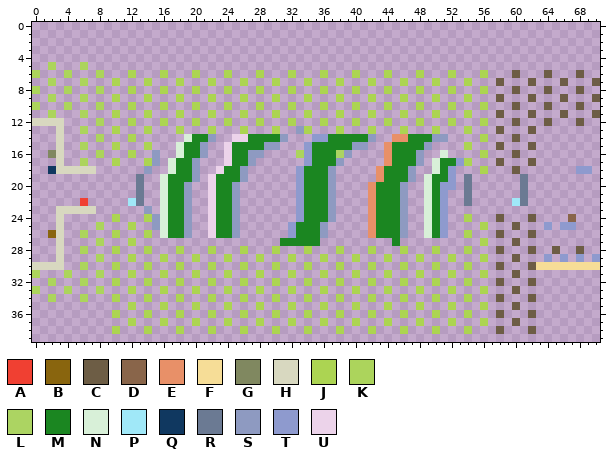
File history of a sprite sheet, rec/maps/RSA Town/Bloom_Filter_Meadow/Bloom_Filter_Meadow_fg.png. Above is the file before it was changed.
The file is 71x40 pixels. Colours within 5 levels of each other are drawn and written as one.
Palette (. is transparent): A #f04032  B #89650e  C #6d5d45  D #89654a  E #e89068  F #f6dd97  G #808860  H #d8d8c0  J #acd452  K #acd45c  L #acd462  M #1b8621  N #d8f0d8  P #a0e8f8  Q #103860  R #6b7a93  S #8e9ac1  T #8e9ace  U #ecd3ea
Pixels before (only the part around the change), first column x 4:
10 K...K...J...J...J...J...J...J...J...J...J...J...J...J...
11 ..K...J...J...J...J...J...J...J...J...J...J...J...J...C.
12 ....K...J...J...J...J...J...J...J...J...J...J...J...J...
13 ..K...J...J...J...J...J...J..SJ...J...J...J...J...J...C.
14 ....K...J......NMMS..UUMMMMS...TTMMMMMS..EEMMMSS....J...
15 ..K...J...J...NMMS..UMMMMSS...TMMMMMSS..EMMMMS....J...C.
16 ....K...J..S..NMMS..UMMSS....KTMMMLS....EMMMS..N....J...
17 ..K...J...JS.NMMS...UMMS......TMMMS.....EMMMS.NMMTJ...C.
18 HHHH......S..NMMS..UMMS......TMMMS.....EMMMS..NMT...J...
19 .........R..NMMMS.UMMMS......TMMMS.....EMMMS.NMMT.R.....
20 .........R..NMMS..UMMS.......TMMMS....EMMMS..NMTT.R.....
21 .........R..NMMS..UMMS.......TMMMS....EMMMS..NMT..R.....
22 ..A.....PR..NMMS..UMMS.......TMMMS....EMMMS..NMT..R.....
23 HHHH......S.NMMS..UMMS.......TMMMS....EMMMS..NMT........
24 ......J...JSNMMS..UMMS.......TMMMS....EMMMS..NMT..J...C.
25 ....K...J..SNMMS..UMMS......TMMMS.....EMMMS..NMT....J...
26 ..K...J...J.NMMS..UMMS......TMMMS.....EMMMS..NMT..J...C.
27 ....K...J..................MMMMM.........M..........J...
28 ..K...J...J...J...J...J...J...J...J...J...J...J...J...C.
29 ....K...J...J...J...J...J...J...J...J...J...J...J...J...
30 ..K...J...J...J...J...J...J...J...J...J...J...J...J...C.
31 K...K...J...J...J...J...J...J...J...J...J...J...J...J...
32 ..K...J...J...J...J...J...J...J...J...J...J...J...J...C.
33 K...K...J...J...J...J...J...J...J...J...J...J...J...J...
34 ..K...J...J...J...J...J...J...J...J...J...J...J...J...C.
35 ........J...J...J...J...J...J...J...J...J...J...J...J...
36 ......J...J...J...J...J...J...J...J...J...J...J...J...C.
37 ........J...J...J...J...J...J...J...J...J...J...J...J...
38 ......J...J...J...J...J...J...J...J...J...J...J...J...C.
After the commit:
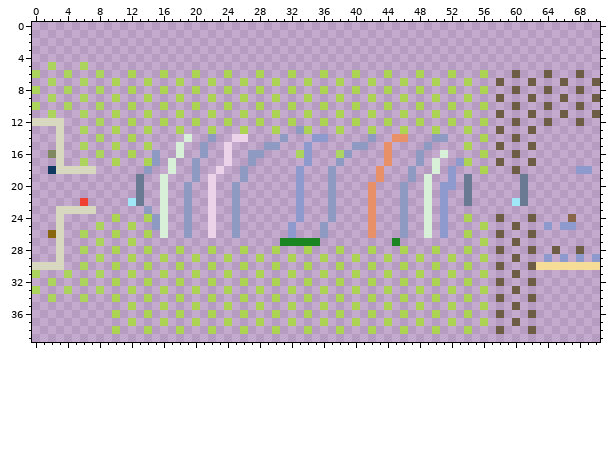
Edits made:
Changed rows in their new state; - is an unchanged pixel.
first column x 17:
14 ---..-----....------.....-----...---
15 --..----....------.....-----....----
16 --..----..--------...-------...-----
17 -..-----..--------...-------...---..
18 -..----..--------...-------...----.-
19 ...---...--------...-------...---..-
20 ..----..---------...------...----.--
21 ..----..---------...------...----.--
22 ..----..---------...------...----.--
23 ..----..---------...------...----.--
24 ..----..---------...------...----.--
25 ..----..--------...-------...----.--
26 ..----..--------...-------...----.--
